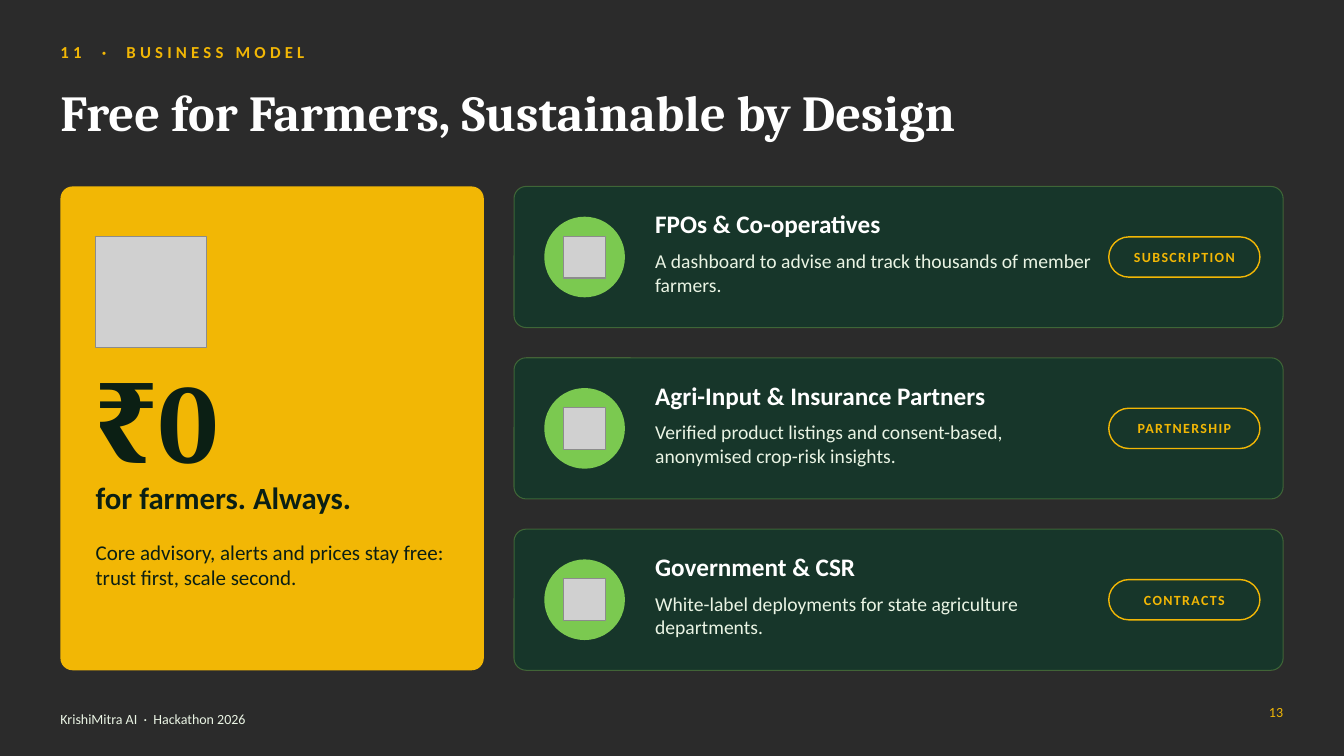
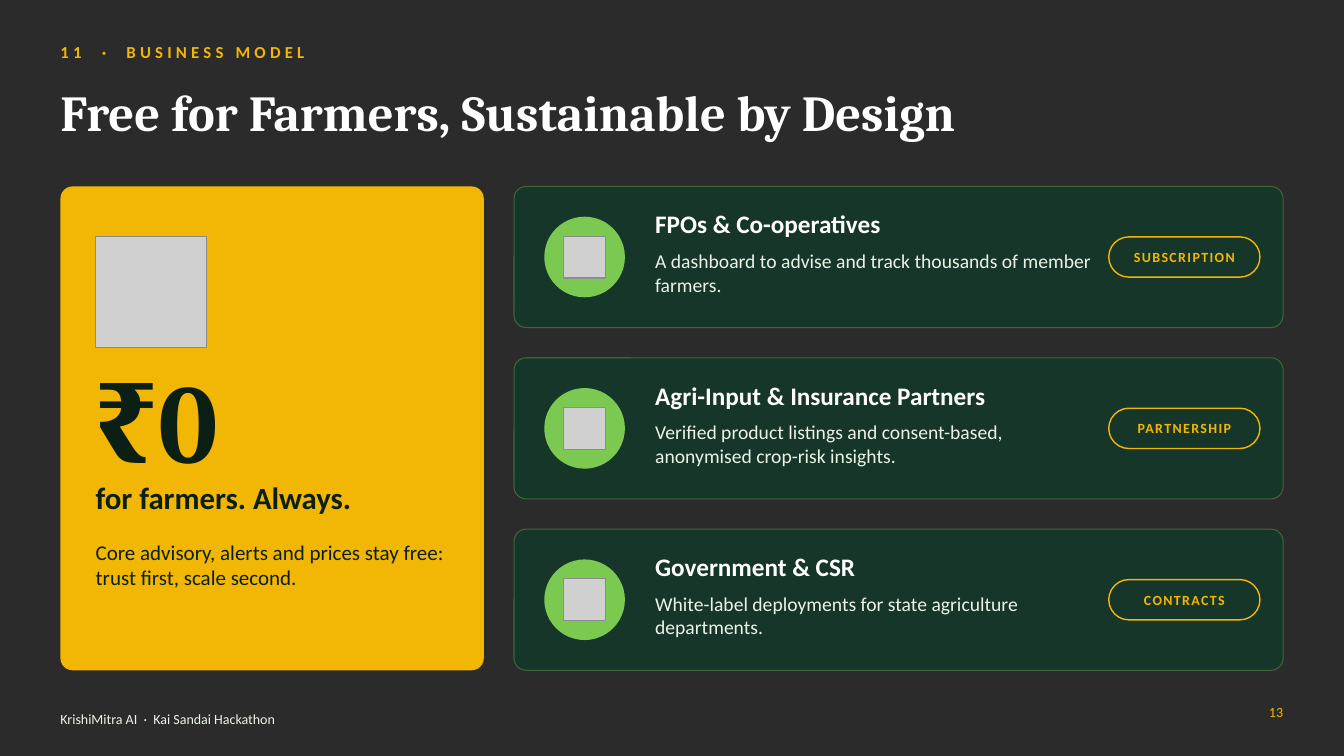
Before and after one commit to aathipro/modo, a slide deck: slide 13 of presentation/KrishiMitra_AI_Hackathon.pptx. Drawn at 1344x756 pixels with LibreOffice and Linux fonts; fonts in the diff are those of the drawing; grey boxes stand for pictures; background and template pictures are left out; a plain dark background stands for a picture behind light text. Boxes give left, top, right and bottom in pixels: in the first picture for what was removed or moved away, otherwise in the second. Text is boxed around its words. In the diff, an @@ line names an element or a change of style, - is before the commit and + after.

```diff
--- a/presentation/KrishiMitra_AI_Hackathon.pptx
+++ b/presentation/KrishiMitra_AI_Hackathon.pptx
@@ text at <box>60,714,275,724</box>: text changed @@
-KrishiMitra AI · Hackathon 2026
+KrishiMitra AI · Kai Sandai Hackathon
```
Also in this commit, not shown: 14 other slides changed, 1 other file.
